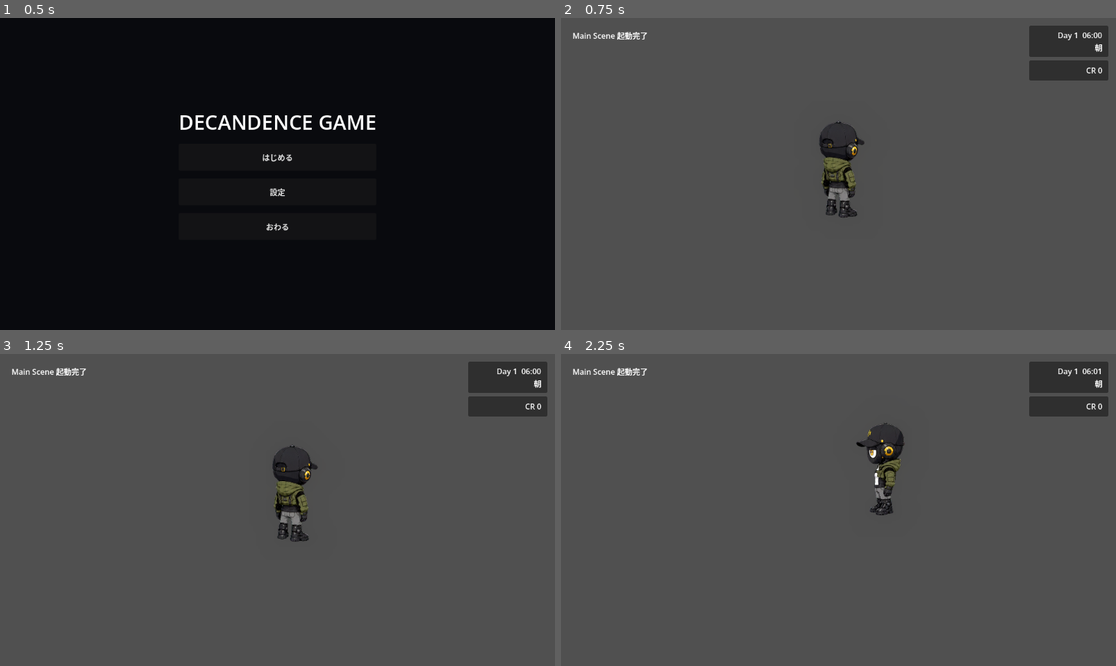
Above: before the commit, frames 1-4 (two rows, left to right).
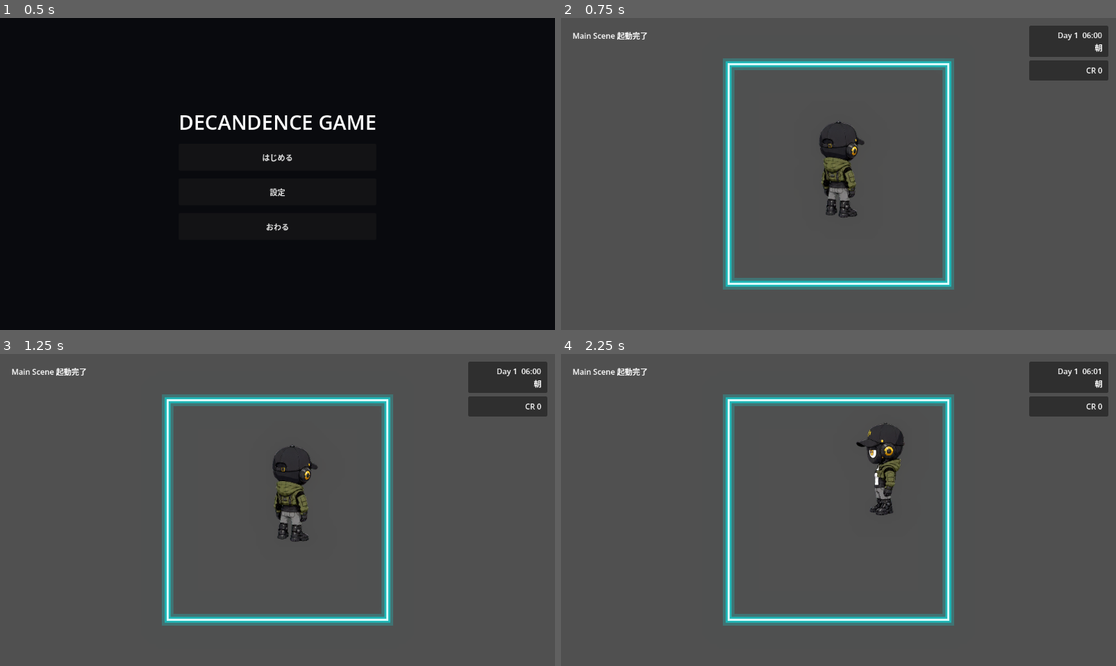
Above: after the commit, the same moments.

Repository: grimoire1089-coder/optimistic
Game: Godot game, scene res://Scenes/Boot/TitleScene.tscn
Two runs of this game, one before a commit and one after it. Both use one fixed random seed, a clock stepped at 60 frames per second and the inputs below.
Inputs (mouse positions are in pixels of both pictures, inside the frame that each line leads up to):
- Up to frame 1 (0.5 s): no input
- Up to frame 2 (0.75 s): click "はじめる" at 0.5 s
- Up to frame 3 (1.25 s): no input
- Up to frame 4 (2.25 s): move the mouse to (855, 491) at 1.27 s; click (855, 491) at 1.42 s; click "×" at 2 s

Frame 1 is identical in both runs. In frame 2, 6.0% of the frame differs, in the area x 29-71%, y 12-88%; in frame 3, 6.0%; in frame 4, 6.0%.
Error before the commit: Parse Error: Cannot infer the type of "area" variable because the value doesn't have a set type. (res://Scripts/Characters/Robin/Modules/RobinMovementAreaFrame…

Commit message:
Expose Robin visual movement area

Diff:
--- a/Scripts/Characters/Robin/RobinWanderActor.gd
+++ b/Scripts/Characters/Robin/RobinWanderActor.gd
@@ -54,6 +54,10 @@
 
 func get_movement_area() -> Rect2:
 	return wander_module.get_movement_area()
+
+
+func get_visual_movement_area() -> Rect2:
+	return wander_module.get_visual_movement_area()
 
 
 func get_needs_module() -> CharacterNeedsModule:
